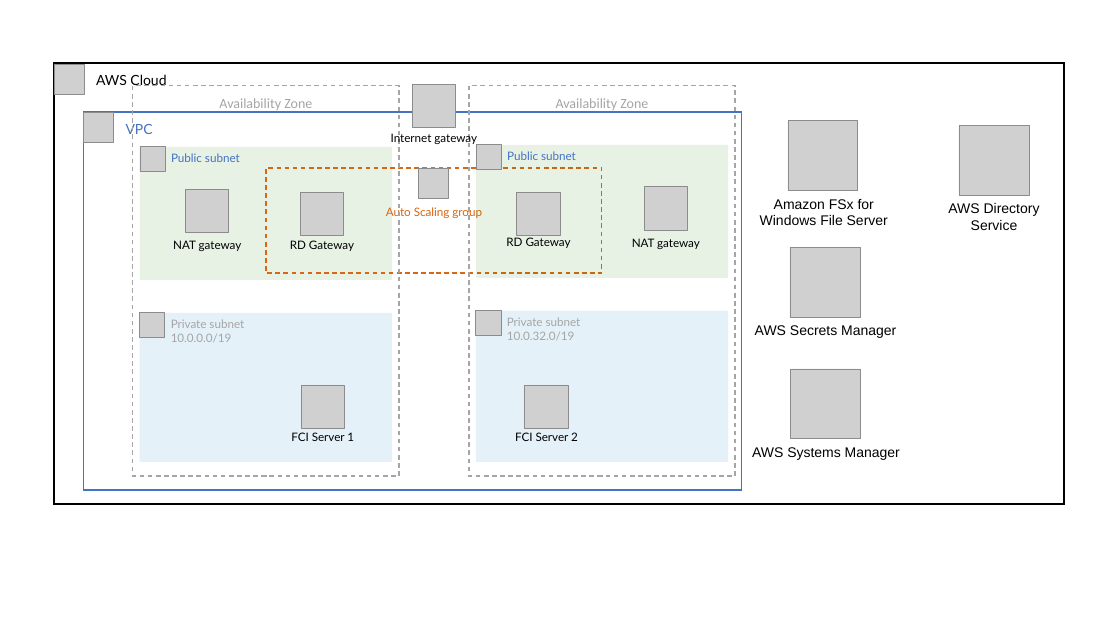
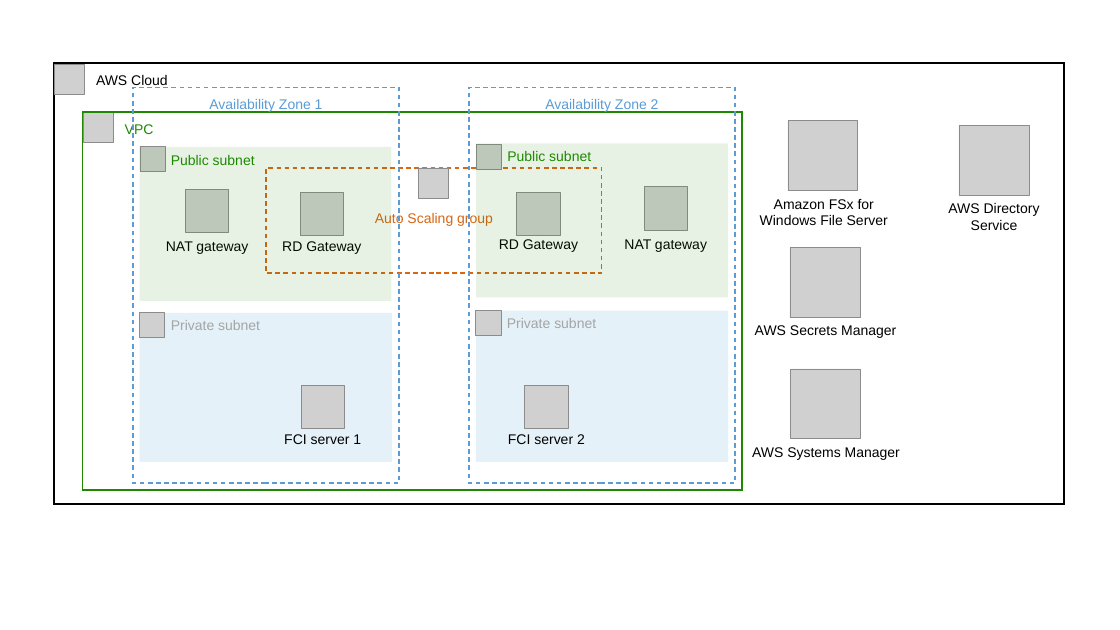
Before and after one commit to aws-quickstart/quickstart-microsoft-sql-fci-fsx, a slide deck: slide 1 of docs/images/SQL FCI.pptx. Drawn at 1120x630 pixels with LibreOffice and Linux fonts; fonts in the diff are those of the drawing; grey boxes stand for pictures. Boxes give left, top, right and bottom in pixels: in the first picture for what was removed or moved away, otherwise in the second. Text is boxed around its words. In the diff, an @@ line names an element or a change of style, - is before the commit and + after.

```diff
--- a/docs/images/SQL FCI.pptx
+++ b/docs/images/SQL FCI.pptx
@@ rectangle "AWS Cloud" at (x1=54, y1=63, x2=1064, y2=504): font Lato to Arial @@
@@ rectangle "Availability Zone 1" resized from (x1=133, y1=86, x2=399, y2=476) to (x1=133, y1=87, x2=399, y2=483) @@
@@ rectangle "Availability Zone 1" at (x1=133, y1=87, x2=399, y2=483): outline #A5A5A5 1 pt dashed to #5B9CD5 1 pt dashed @@
@@ picture removed at (x1=413, y1=84, x2=455, y2=127) @@
@@ rectangle "Availability Zone 2" at (x1=469, y1=87, x2=735, y2=483): outline #A5A5A5 1 pt dashed to #5B9CD5 1 pt dashed @@
@@ rectangle "Availability Zone 2" resized from (x1=469, y1=86, x2=735, y2=476) to (x1=469, y1=87, x2=735, y2=483) @@
@@ rectangle "VPC" at (x1=83, y1=112, x2=743, y2=490): font Lato to Arial, text colour #4472C4 to #1E8900; outline #4472C4 1 pt to #1E8900 1 pt @@
@@ text in rectangle at (x1=209, y1=99, x2=323, y2=113): text changed; font Calibri to Arial; text colour #A5A5A5 to #5B9CD5 @@
-Availability Zone
+Availability Zone 1
@@ text in rectangle at (x1=545, y1=99, x2=659, y2=113): text changed; font Calibri to Arial; text colour #A5A5A5 to #5B9CD5 @@
-Availability Zone
+Availability Zone 2
@@ rectangle "Public subnet" at (x1=139, y1=147, x2=392, y2=301): size 10 to 12 pt, font Lato to Arial, text colour #4472C4 to #1E8900 @@
@@ rectangle "Public subnet" resized from (x1=140, y1=147, x2=392, y2=280) to (x1=139, y1=147, x2=392, y2=301) @@
@@ text removed at (x1=391, y1=132, x2=477, y2=145) @@
-Internet gateway
@@ rectangle "Public subnet" resized from (x1=476, y1=145, x2=728, y2=277) to (x1=476, y1=144, x2=728, y2=297) @@
@@ rectangle "Public subnet" at (x1=476, y1=144, x2=728, y2=297): size 10 to 12 pt, font Lato to Arial, text colour #4472C4 to #1E8900 @@
@@ size 10 to 12 pt, font Lato to Arial in 7 elements at (x1=266, y1=168, x2=602, y2=273), (x1=282, y1=241, x2=361, y2=254), (x1=499, y1=239, x2=578, y2=252), (x1=166, y1=241, x2=248, y2=254), (x1=624, y1=239, x2=707, y2=252), (x1=139, y1=313, x2=392, y2=462), (x1=476, y1=311, x2=728, y2=462) @@
@@ text in rectangle at (x1=171, y1=334, x2=232, y2=342): paragraph removed @@
-10.0.0.0/19
@@ text in rectangle at (x1=507, y1=332, x2=574, y2=340): paragraph removed @@
-10.0.32.0/19
@@ text at (x1=284, y1=434, x2=361, y2=444): text changed; size 10 to 12 pt; font Lato to Arial @@
-FCI Server 1
+FCI server 1
@@ text at (x1=508, y1=434, x2=585, y2=444): text changed; size 10 to 12 pt; font Lato to Arial @@
-FCI Server 2
+FCI server 2
```
Also in this commit, not shown: 1 other file.
